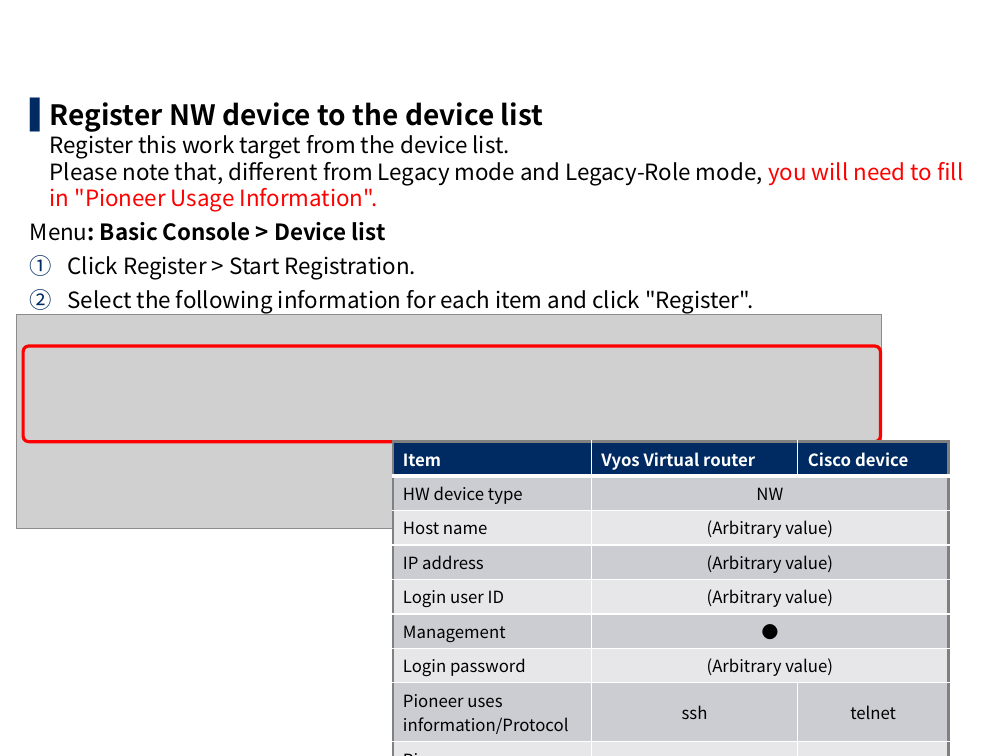
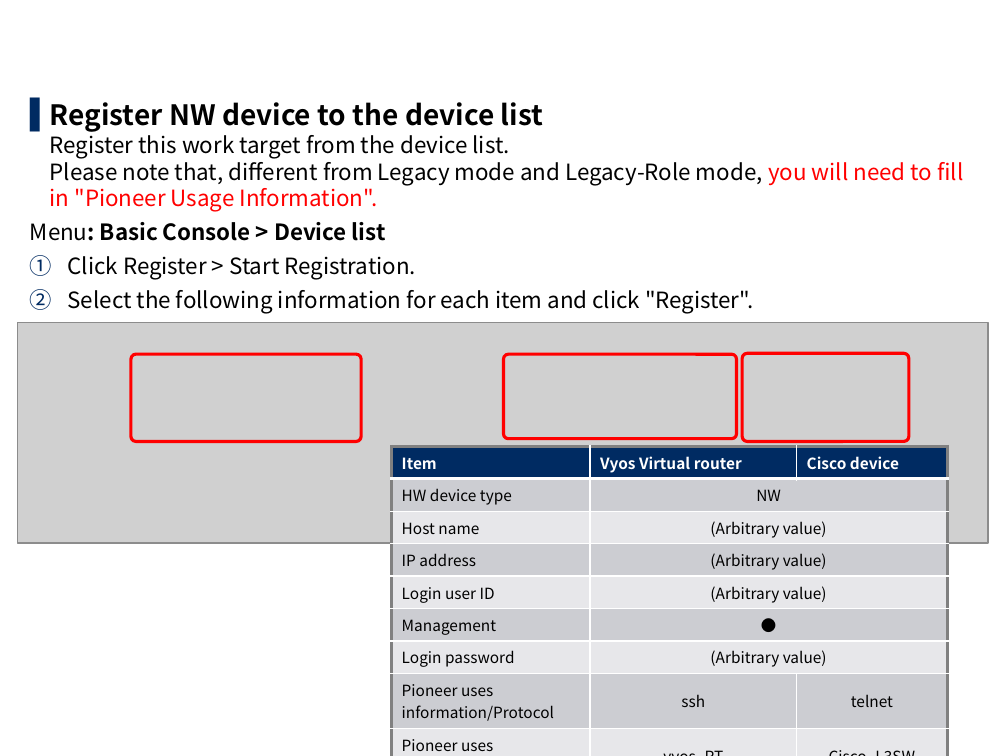
Before and after one commit to exastro-suite/it-automation-docs, a slide deck: slide 55 of asset/Learn/ITA-Ansible-Driver_en_practice.pptx. Drawn at 1008x756 pixels with LibreOffice and Linux fonts; fonts in the diff are those of the drawing; grey boxes stand for pictures; background and template pictures are left out. Boxes give left, top, right and bottom in pixels: in the first picture for what was removed or moved away, otherwise in the second. Text is boxed around its words. In the diff, an @@ line names an element or a change of style, - is before the commit and + after.

```diff
--- a/asset/Learn/ITA-Ansible-Driver_en_practice.pptx
+++ b/asset/Learn/ITA-Ansible-Driver_en_practice.pptx
@@ picture: place and size @@
-picture at (17, 314, 882, 528)
+picture at (17, 323, 988, 543)
@@ rounded rectangle removed at (23, 346, 880, 442) @@
@@ rounded rectangle added at (131, 354, 361, 442), outline #FF0000 2.25 pt @@
@@ rounded rectangle added at (504, 354, 737, 438), outline #FF0000 2.25 pt @@
@@ rounded rectangle added at (742, 354, 908, 442), outline #FF0000 2.25 pt @@
@@ table at (392, 447, 948, 755) @@
@@ size 12 to 11 pt @@
@@ table: place and size @@
-table at (393, 442, 949, 755)
+table at (392, 447, 948, 755)
```
Also in this commit, not shown: 29 other slides changed, 1 other file.
